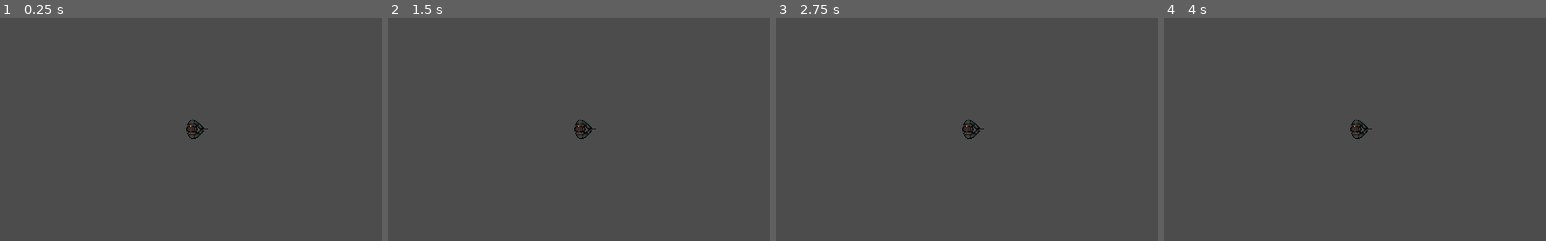
Above: before the commit, frames 1-4 (left to right).
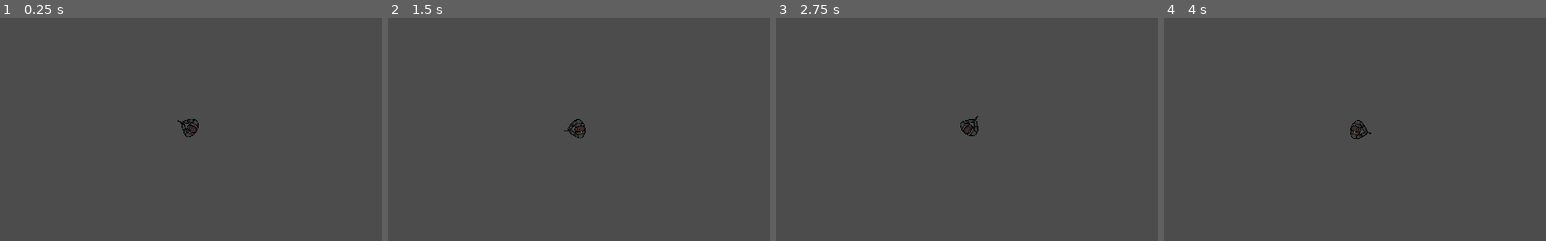
Above: after the commit, the same moments.

Repository: hepfnepf/Blutfest
Game: Godot game, scene res://Scenes/Player.tscn
Same seed, same stepped clock (60 frames per second), same inputs: the game is played once before the commit and once after it. This scene is started directly instead of the project's main scene.
Inputs (mouse positions are % of the whole screen's width and height, from its top left):
- Up to frame 1 (0.25 s): no input
- Up to frame 2 (1.5 s): tap Enter at 0.5 s; move the mouse to (72, 45) at 0.52 s; press the mouse at (72, 45) at 0.53 s; hold D (move_right) 0.53-1.28 s; tap Space at 1.25 s; move the mouse to (30, 55) at 1.27 s; release the mouse at (30, 55) at 1.28 s; hold S (move_down) from 1.28 s (still down); click (30, 55) at 1.35 s
- Up to frame 3 (2.75 s): tap Enter at 2 s; move the mouse to (60, 28) at 2.02 s; release S (move_down) at 2.03 s; press the mouse at (60, 28) at 2.03 s; hold D (move_right) from 2.03 s (still down)
- Up to frame 4 (4 s): tap Space at 2.75 s; move the mouse to (45, 70) at 2.77 s; release D (move_right) at 2.78 s; release the mouse at (45, 70) at 2.78 s; hold W (move_up) 2.78-3.53 s; click (45, 70) at 2.85 s; tap Enter at 3.5 s; move the mouse to (80, 65) at 3.52 s; press the mouse at (80, 65) at 3.53 s; hold A (move_left) from 3.53 s (still down)
The pictures show only the part of the screen within x 25-75%, y 25-75%; the shares and areas given below are measured in that part.

The runs differ from the first frame. In frame 1, 0.3% of the frame differs, in the area x 46-55%, y 45-55%; in frame 2, 0.3%; in frame 3, 0.2%; in frame 4, 0.2%.
Error before the commit: Parse Error: Variable "Sprite" shadows a native class. (res://Scenes/Player.gd:17)

Commit message:
Connected time and score to the death screen. Elapsed time is gotte by a timer which returns after every seconds and increases time by 1.

Diff:
--- a/Scenes/Game.tscn
+++ b/Scenes/Game.tscn
@@ -21,6 +21,7 @@
 [node name="Game" type="Node2D"]
 position = Vector2( 0, 0.594604 )
 script = ExtResource( 6 )
+death_screen_prefab = ExtResource( 9 )
 
 [node name="floor" type="Sprite" parent="."]
 z_index = -10
@@ -47,8 +48,8 @@
 shape = SubResource( 2 )
 
 [node name="Player" parent="." instance=ExtResource( 1 )]
+position = Vector2( 1052, -4 )
 move_speed = 400
-max_health = 200
 health = 100
 
 [node name="ItemPistol" parent="." instance=ExtResource( 3 )]
@@ -74,5 +75,3 @@
 [node name="Spawner" parent="." instance=ExtResource( 8 )]
 map_size_x = 5000
 map_size_y = 5000
-
-[node name="DeathScreen" parent="." instance=ExtResource( 9 )]
--- a/Scenes/Main.gd
+++ b/Scenes/Main.gd
@@ -1,8 +1,20 @@
 extends Node2D
+
+export (PackedScene) var death_screen_prefab
 
 onready var gui = $GUI
 onready var player = $Player
 
 func _ready():
-	#$Zombie/AI.player = player
+	player.connect("dead",self,"_on_player_death")
 	gui.set_player(player)
+
+func _on_player_death():
+	var death_screen = death_screen_prefab.instance()
+	add_child(death_screen)
+	death_screen.set_score(player.score)
+	death_screen.set_time(player.elapsed_time)
+
+func _on_enemy_killed(points):
+	print("brumm")
+	player.set_score(player.score + points)
--- a/Scenes/Player.gd
+++ b/Scenes/Player.gd
@@ -6,51 +6,31 @@
 signal max_health_changed(new_max_health)
 signal exp_changed(new_exp)
 signal exp_limit_changed(new_exp_limit)
+signal time_changed(new_time)
+signal score_changed(new_score)
 
 export (int) var move_speed = 300
 export (int) var max_health = 100 setget set_max_health
 export (int) var health = max_health setget set_health
 
 var experience:int = 0
-var experience_limit=100
-
-onready var Sprite = $Sprites
-onready var AnimationPlayer = $AnimationPlayer
+var experience_limit:int=100
+var score:int = 0 setget set_score
+var alive:bool = true
+var elapsed_time=0 #get increased by 1 sec every time the time counter returns
+#onready var Sprite:Sprite = $Sprites
+#onready var AnimationPlayer = $AnimationPlayer
 onready var Weapon = $Weapon
-
-func animateWalk(move_vec):
-	#does not work
-	if move_vec != Vector2.ZERO:
-		if (move_vec.x < 0):
-			if(move_vec.y < 0):
-				AnimationPlayer.play("walk_forward_left")
-			elif(move_vec.y > 0):
-				AnimationPlayer.play("walk_backwards_left")
-			else:
-				AnimationPlayer.play("walk_left")
-		elif(move_vec.x > 0):
-			if(move_vec.y < 0):
-				AnimationPlayer.play("walk_forward_right")
-			elif(move_vec.y > 0):
-				AnimationPlayer.play("walk_backwards_right")
-			else:
-				AnimationPlayer.play("walk_right")
-		else:
-			if (move_vec.y < 0):
-				AnimationPlayer.play("walk_forward")
-			elif (move_vec.y > 0):
-				AnimationPlayer.play("walk_backwards")
-			else:
-				AnimationPlayer.play("none")
-
-		AnimationPlayer.playback_speed = 2.0
 
 
 # Called when the node enters the scene tree for the first time.
 func _ready():
-	pass # Replace with function body.
+	pass
 
 func _physics_process(delta):
+	if !alive:
+		return
+
 	var move_vec = Vector2()
 	if Input.is_action_pressed("move_up"):
 		move_vec.y -=1
@@ -73,34 +53,51 @@
 
 #Health related, maybe should be outsourced to its own node
 func set_health(new_health:int):
+	if !alive:
+		return
 	health = new_health
 	emit_signal("health_changed",health)
 	if health <= 0:
 		die()
 
 func set_max_health(new_max_health:int):
+	if !alive:
+		return
 	max_health = new_max_health
 	emit_signal("max_health_changed",max_health)
 
+func set_score(new_score):
+	if !alive:
+			return
+	score=new_score
+
 func die():
-	print("dead")
 	emit_signal("dead")
+	alive = false
 
 func take_damage(damage:int):
+	if !alive:
+		return
 	set_health(health - damage)
 
 #Experience Management
 func receive_experience(base_xp:int):
+	if !alive:
+		return
 	experience += base_xp
 	while experience >= experience_limit:
 		level_up()
 
 func level_up():
+	if !alive:
+		return
 	experience -= experience_limit
 	emit_signal("exp_changed",experience)
 	next_exp_limit()
 
 func next_exp_limit():
+	if !alive:
+		return
 	experience_limit = experience_limit*2
 	emit_signal("exp_limit_changed",experience_limit)
 	pass
@@ -108,12 +105,22 @@
 
 
 func set_weapon(weapon):
+	if !alive:
+		return
 	Weapon.set_weapon(weapon)
 
 func _on_Area2D_area_entered(area):
-	print(area.name)
+	if !alive:
+		return
 	if area.is_in_group("Item"):
 		if area.has_method("pick_up"):
 			area.pick_up(self)
 		else:
 			print("Item without pickup function")
+
+
+func _on_ElapsedTime_timeout():
+	if !alive:
+		return
+	elapsed_time += 1
+	print(elapsed_time)
--- a/Scenes/Player.tscn
+++ b/Scenes/Player.tscn
@@ -1231,4 +1231,8 @@
 scale = Vector2( 7.9333, -6.90788 )
 shape = SubResource( 11 )
 
+[node name="ElapsedTime" type="Timer" parent="."]
+autostart = true
+
 [connection signal="area_entered" from="ItemInteractionZone" to="." method="_on_Area2D_area_entered"]
+[connection signal="timeout" from="ElapsedTime" to="." method="_on_ElapsedTime_timeout"]
--- a/Scenes/UI/DeathScreen.gd
+++ b/Scenes/UI/DeathScreen.gd
@@ -1,16 +1,21 @@
 extends CanvasLayer
 
 
-# Declare member variables here. Examples:
-# var a = 2
-# var b = "text"
-
+onready var scoreLabel = $MarginContainer/VBoxContainer/CenterContainer2/MarginContainer/GridContainer/Score
+onready var timeLabel = $MarginContainer/VBoxContainer/CenterContainer2/MarginContainer/GridContainer/Time
 
 # Called when the node enters the scene tree for the first time.
 func _ready():
 	pass # Replace with function body.
 
+func set_score(score):
+	scoreLabel.text = str(score)
 
+func set_time(time):
+	var minutes = time / 60
+	var seconds = time % 60
+	var str_time = "%02d:%02d" % [minutes, seconds]
+	timeLabel.text = str_time
 # Called every frame. 'delta' is the elapsed time since the previous frame.
 #func _process(delta):
 #	pass
--- a/Scenes/UI/DeathScreen.tscn
+++ b/Scenes/UI/DeathScreen.tscn
@@ -20,8 +20,8 @@
 [sub_resource type="ShaderMaterial" id=2]
 shader = SubResource( 1 )
 shader_param/color = Color( 0, 0, 0, 1 )
-shader_param/multiplier = -0.564
-shader_param/softness = 1.19
+shader_param/multiplier = -3.0
+shader_param/softness = 5.0
 
 [node name="DeathScreen" type="CanvasLayer"]
 script = ExtResource( 1 )
--- a/Scripts/Actor.gd
+++ b/Scripts/Actor.gd
@@ -1,7 +1,10 @@
 extends KinematicBody2D
+
+signal enemy_dead(points)
 
 export (int) var speed = 100
 export (int) var max_health = 100
+export (int) var points = 50
 
 export (float)var time_before_fade=1#after the enemy is dead it takes time_before_fade seconds until the fading begins
 export (float)var time_to_fade=5#how long the fading takes
@@ -16,6 +19,7 @@
 onready var collision_shape:CollisionShape2D = $CollisionShape2D
 
 onready var player = get_node("/root/Game/Player")
+onready var game = get_node("/root/Game")
 
 var alive :=true
 var fading :=false
@@ -33,6 +37,7 @@
 	movement.stop_movement()
 	collision_shape.disabled = true
 	z_index = -4
+	emit_signal("enemy_dead",points)
 
 	animation_player.stop()
 	animation_player.play("Death")
@@ -47,6 +52,8 @@
 	movement.initialize(self, animation_player)
 	ai.initialize(movement,team_Node.team,player)
 	ai.cooldown_timer = cooldown_timer
+
+	connect("enemy_dead",game,"_on_enemy_killed")
 
 func _process(delta):
 	if fading:
